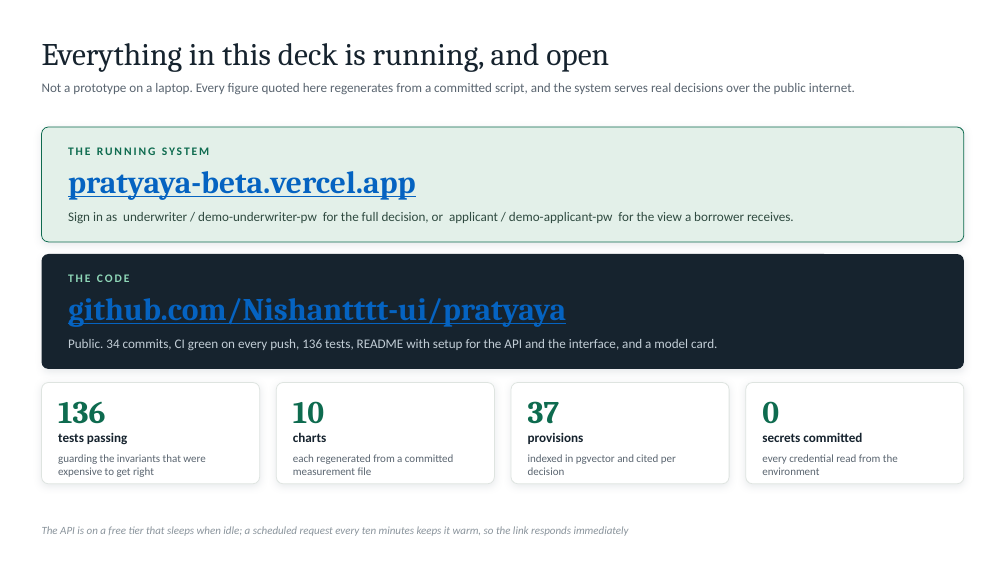
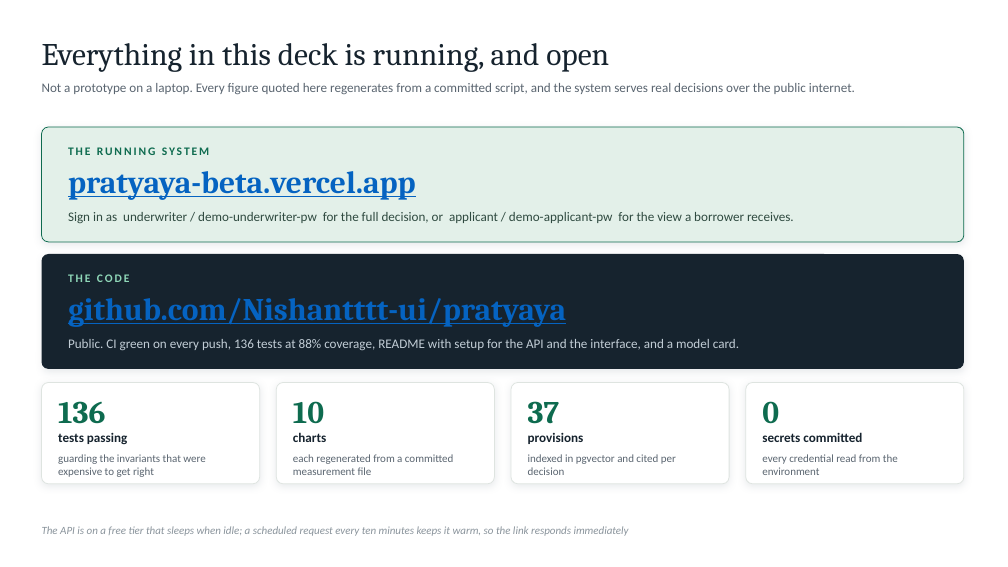
Before and after one commit to Nishantttt-ui/pratyaya, a slide deck: slide 32 of docs/Pratyaya-Synchrony-Hackathon.pptx. Drawn at 1008x567 pixels with LibreOffice and Linux fonts; fonts in the diff are those of the drawing. Boxes give left, top, right and bottom in pixels: in the first picture for what was removed or moved away, otherwise in the second. Text is boxed around its words. In the diff, an @@ line names an element or a change of style, - is before the commit and + after.

```diff
--- a/docs/Pratyaya-Synchrony-Hackathon.pptx
+++ b/docs/Pratyaya-Synchrony-Hackathon.pptx
@@ text at (68, 339, 739, 350): text changed @@
-Public. 34 commits, CI green on every push, 136 tests, README with setup for the API and the interface, and a model card.
+Public. CI green on every push, 136 tests at 88% coverage, README with setup for the API and the interface, and a model card.
```
Also in this commit, not shown: 8 other slides changed, 9 other files.
